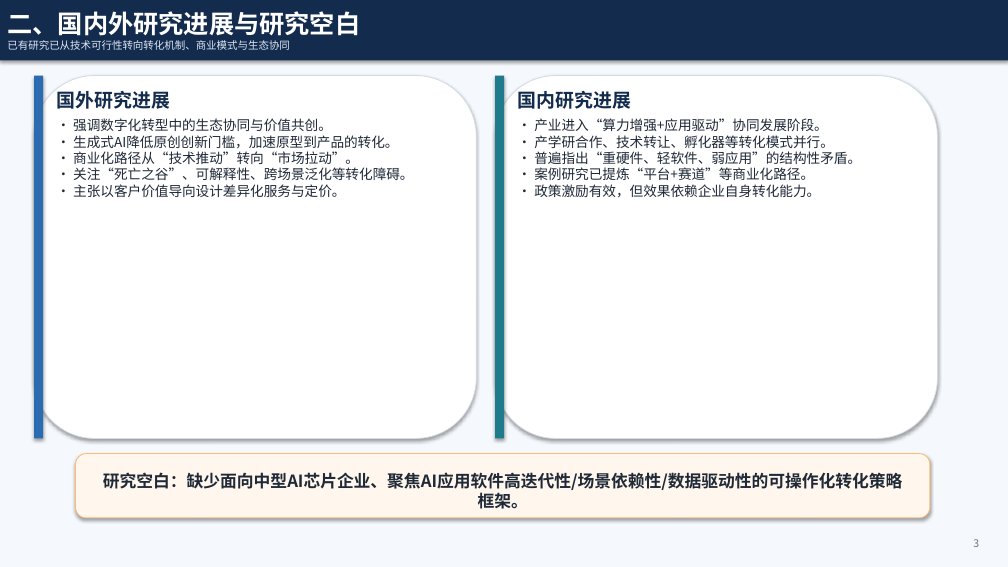
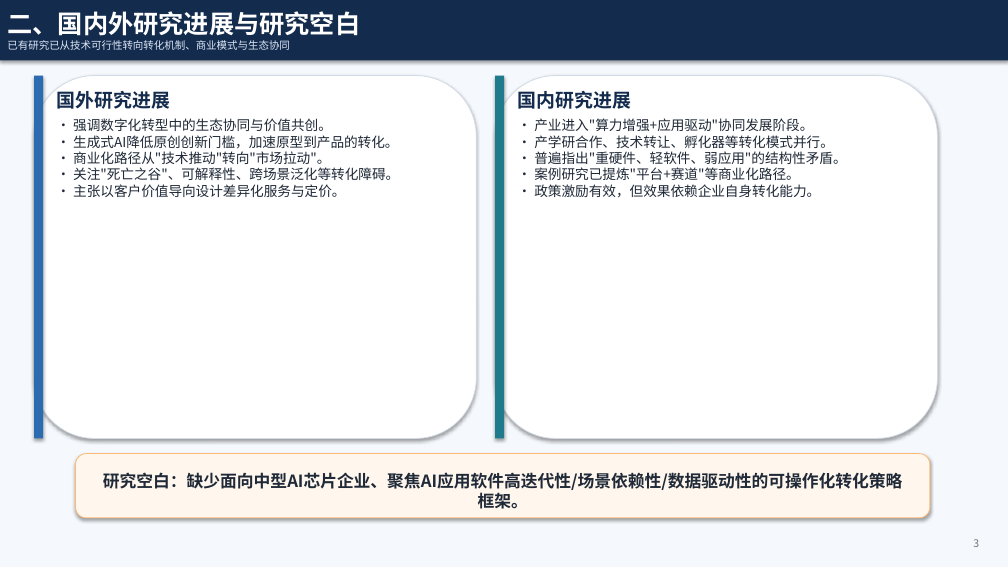
Before and after one commit to liang1wang/test, a slide deck: slide 3 of T公司AI应用软件技术成果转化策略研究_开题汇报.pptx. Drawn at 1008x567 pixels with LibreOffice and Linux fonts; fonts in the diff are those of the drawing. Boxes give left, top, right and bottom in pixels: in the first picture for what was removed or moved away, otherwise in the second. Text is boxed around its words. In the diff, an @@ line names an element or a change of style, - is before the commit and + after.

```diff
--- a/T公司AI应用软件技术成果转化策略研究_开题汇报.pptx
+++ b/T公司AI应用软件技术成果转化策略研究_开题汇报.pptx
@@ text at (534,118,813,131): text changed @@
-• 产业进入“算力增强+应用驱动”协同发展阶段。
+• 产业进入"算力增强+应用驱动"协同发展阶段。
@@ text at (73,151,399,180): text changed @@
-• 商业化路径从“技术推动”转向“市场拉动”。
-• 关注“死亡之谷”、可解释性、跨场景泛化等转化障碍。
+• 商业化路径从"技术推动"转向"市场拉动"。
+• 关注"死亡之谷"、可解释性、跨场景泛化等转化障碍。
@@ text at (534,151,846,180): text changed @@
-• 普遍指出“重硬件、轻软件、弱应用”的结构性矛盾。
-• 案例研究已提炼“平台+赛道”等商业化路径。
+• 普遍指出"重硬件、轻软件、弱应用"的结构性矛盾。
+• 案例研究已提炼"平台+赛道"等商业化路径。
```
Also in this commit, not shown: 9 other slides changed, 1 slide removed.
